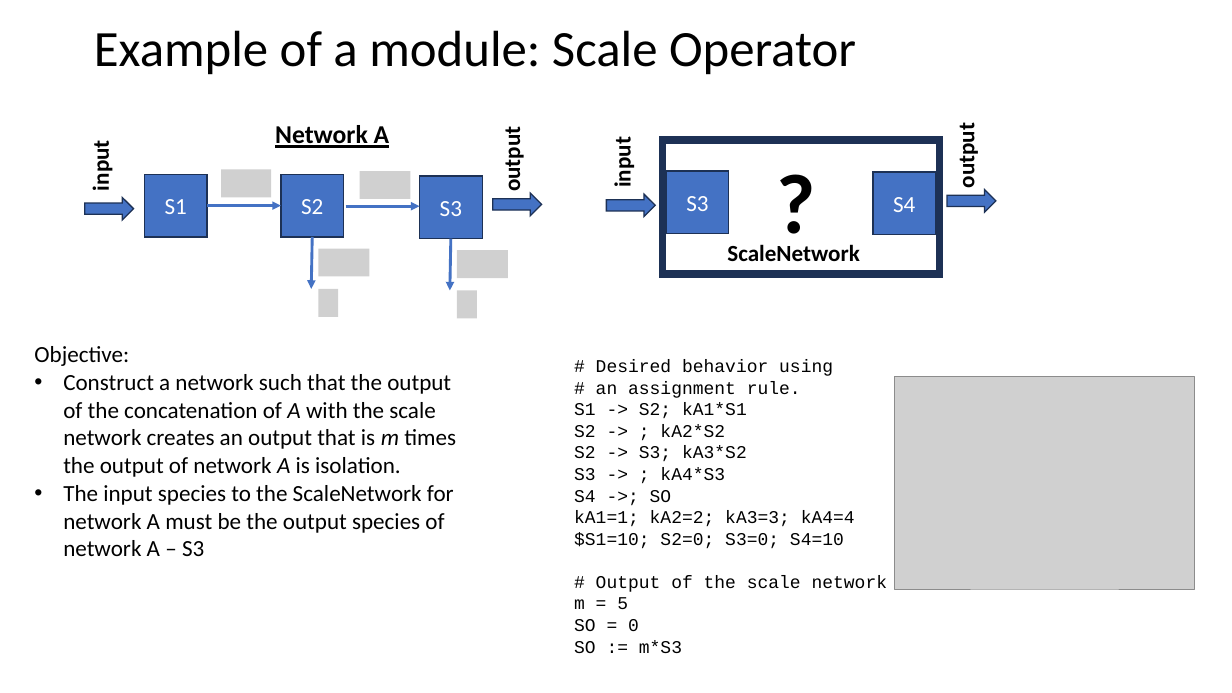
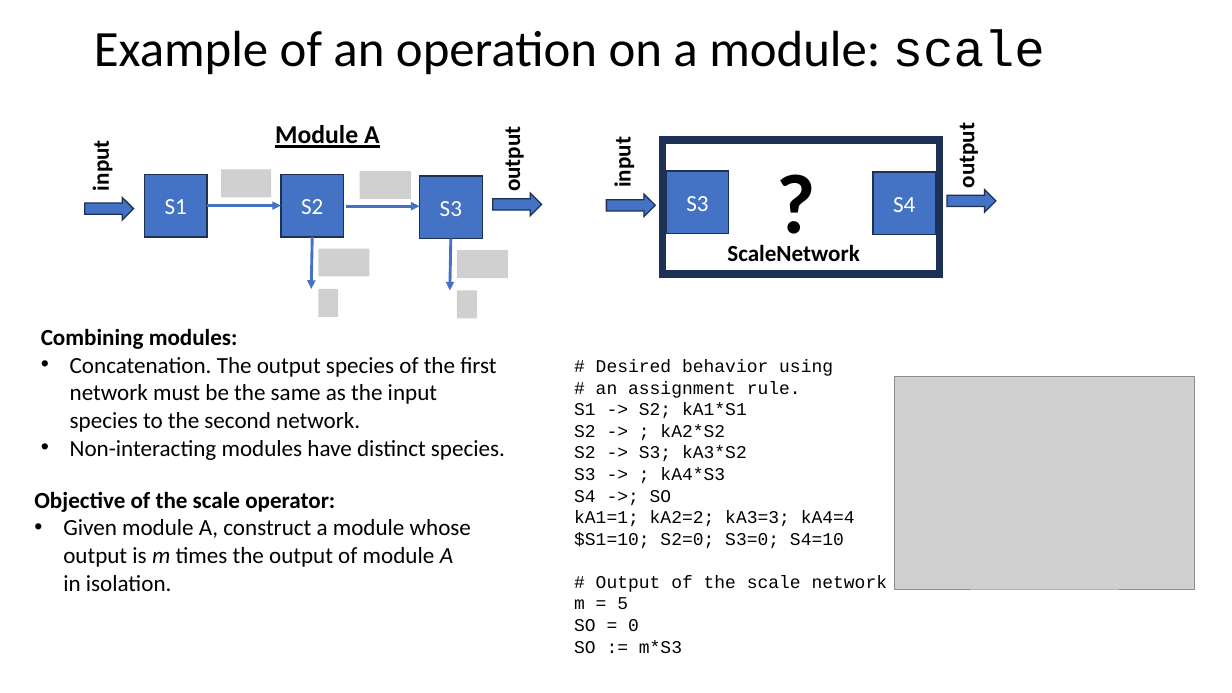
Before and after one commit to joseph-hellerstein/linear_reaction_networks, a slide deck: slide 7 of docs/module_framework.pptx (slide 4 before the commit). Drawn at 1232x693 pixels with LibreOffice and Linux fonts; fonts in the diff are those of the drawing; grey boxes stand for pictures. Boxes give left, top, right and bottom in pixels: in the first picture for what was removed or moved away, otherwise in the second. Text is boxed around its words. In the diff, an @@ line names an element or a change of style, - is before the commit and + after.

```diff
--- a/docs/module_framework.pptx
+++ b/docs/module_framework.pptx
@@ title at <box>94,29,1045,75</box>: text changed @@
-Example of a module: Scale Operator
+Example of an operation on a module: scale
@@ text at <box>275,125,380,148</box>: text changed @@
-Network A
+Module A
@@ text added at <box>41,328,505,460</box>, 18 pt, text #000000 @@
+Combining modules:
+• Concatenation. The output species of the first network must be the same as the input species to the second network.
+• Non-interacting modules have distinct species.
@@ text at <box>34,491,471,591</box>: text changed @@
-Objective:
-• Construct a network such that the output of the concatenation of A with the scale network creates an output that is m times the output of network A is isolation.
-• The input species to the ScaleNetwork for network A must be the output species of network A – S3
+Objective of the scale operator:
+• Given module A, construct a module whose output is m times the output of module A in isolation.
```
Also in this commit, not shown: 5 other slides changed, 8 slides added, 6 slides removed, 1 other file.
